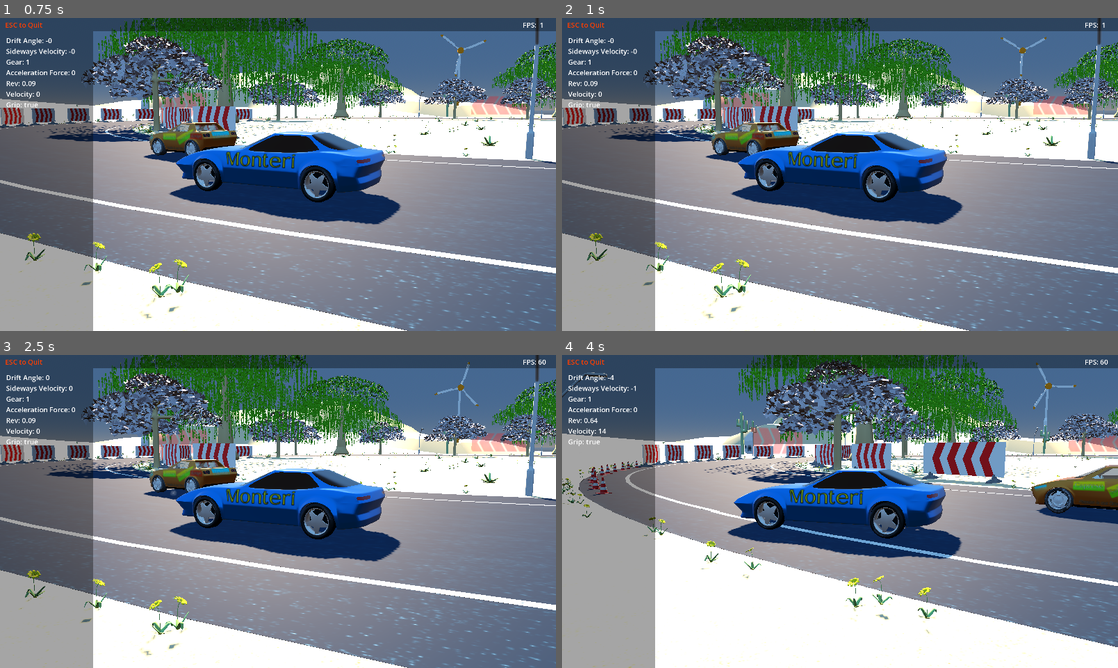
Above: before the commit, frames 1-4 (two rows, left to right).
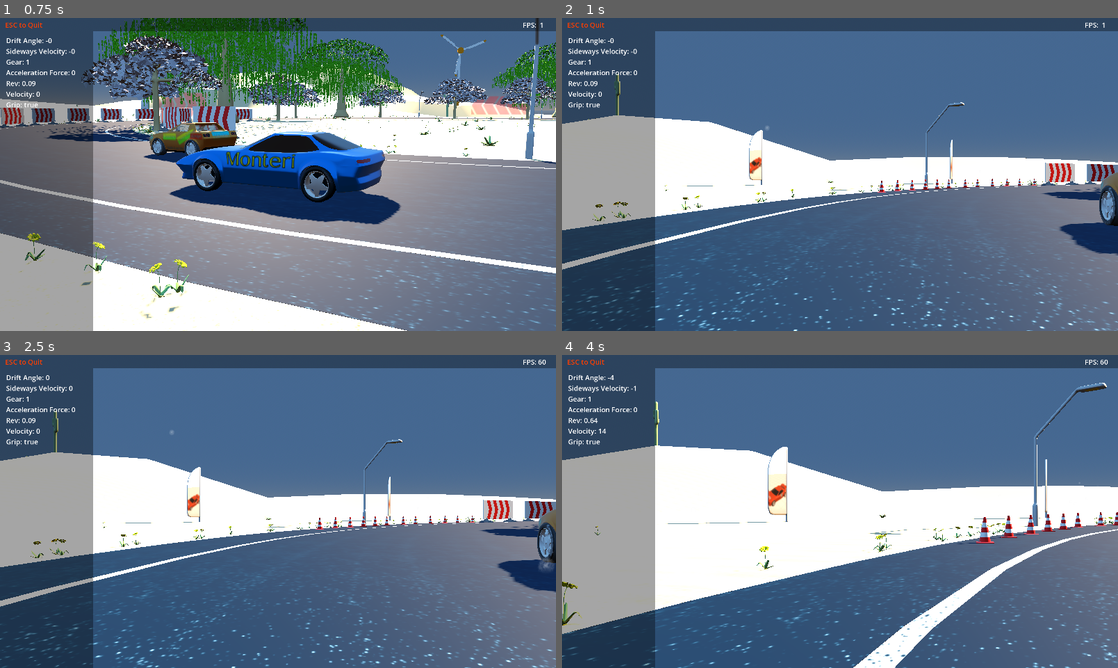
Above: after the commit, the same moments.

Repository: tomaga-dev/CustomVehicleSuspension
Game: Godot game, scene res://Contents/start.tscn
Two runs of this game, one before a commit and one after it. Both use one fixed random seed, a clock stepped at 60 frames per second and the inputs below.
Inputs:
- Up to frame 1 (0.75 s): hold Right (right) from 0.53 s (still down); tap E (action) at 0.6 s
- Up to frame 2 (1 s): keep holding Right (right); tap C (camera, bound only after the commit) at 0.8 s
- Up to frame 3 (2.5 s): release Right (right) at 1.28 s; hold Down (brake) 1.28-2.03 s; tap C (camera, bound only after the commit) at 1.35, 2.3 s; tap E (action) at 1.55, 2.1 s; hold Right (right) from 2.03 s (still down)
- Up to frame 4 (4 s): release Right (right) at 2.78 s; hold Up (accelerate) 2.78-3.53 s; tap C (camera, bound only after the commit) at 2.85, 3.8 s; tap E (action) at 3.05, 3.6 s; hold Left (left) from 3.53 s (still down)

Frame 1 is identical in both runs. In frame 2, 77% of the frame differs, in the area x 0-100%, y 0-100%; in frame 3, 77%; in frame 4, 68%.

Commit message:
You can now switch between third-person and first-person view
You use the "C"-key to switch the camera.

Diff:
--- a/suspension-project/Contents/Camera/camera_3d.gd
+++ b/suspension-project/Contents/Camera/camera_3d.gd
@@ -1,17 +1,34 @@
 extends Camera3D
 
+@export var first_person: bool = false
+
 var target: VehicleController
-
-var distance_measured: Vector3
-var distance_magnitude: float
+var camera_basis: Basis
+var camera_offset: Vector3
 
 func setup(car:VehicleController) -> void:
 	target = car
-	distance_measured = target.global_transform.origin - global_transform.origin
-	distance_magnitude = distance_measured.length()
+	var distance_measured: Vector3 = target.global_transform.origin - global_transform.origin
+	var distance_magnitude: float = distance_measured.length()
+	camera_basis = transform.basis
+	camera_offset = camera_basis * Vector3.FORWARD * distance_magnitude
 
 func _physics_process(_delta: float) -> void:
 	if !target:
 		return
-	var r = Quaternion(transform.basis)
-	transform.origin = target.global_transform.origin - r * Vector3.FORWARD * distance_magnitude
+	if Input.is_action_just_pressed("camera"):
+		first_person = !first_person
+	if first_person:
+		target.visible = false
+		first_person_view()
+	else:
+		target.visible = true
+		fixed_angle_view()
+
+func fixed_angle_view() -> void:
+	transform.basis = camera_basis
+	transform.origin = target.global_transform.origin - camera_offset
+
+func first_person_view() -> void:
+	transform.basis = target.global_transform.basis
+	transform.origin = target.global_transform.origin + Vector3.UP * 0.5
--- a/suspension-project/project.godot
+++ b/suspension-project/project.godot
@@ -54,6 +54,11 @@
 "events": [Object(InputEventKey,"resource_local_to_scene":false,"resource_name":"","device":-1,"window_id":0,"alt_press …(192 unchanged characters)…
 ]
 }
+camera={
+"deadzone": 0.2,
+"events": [Object(InputEventKey,"resource_local_to_scene":false,"resource_name":"","device":-1,"window_id":0,"alt_pressed":false,"shift_pressed":false,"ctrl_pressed":false,"meta_pressed":false,"pressed":false,"keycode":0,"physical_keycode":0,"key_label":67,"unicode":99,"location":0,"echo":false,"script":null)
+]
+}
 
 [layer_names]
 
